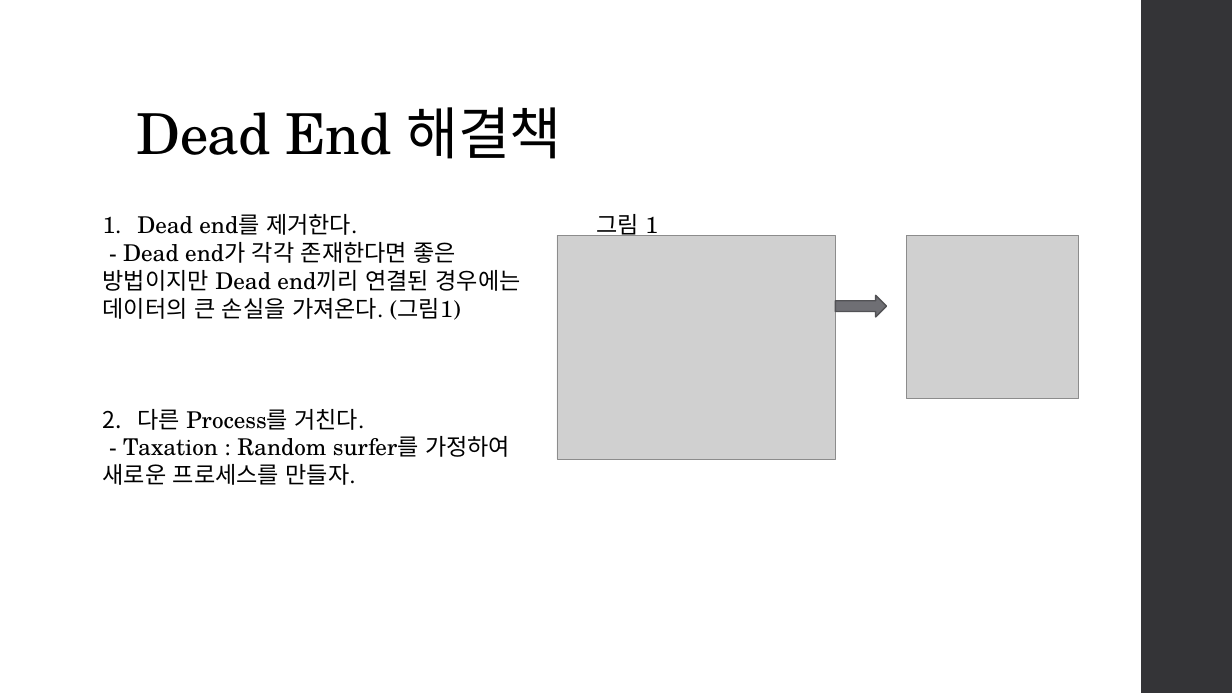
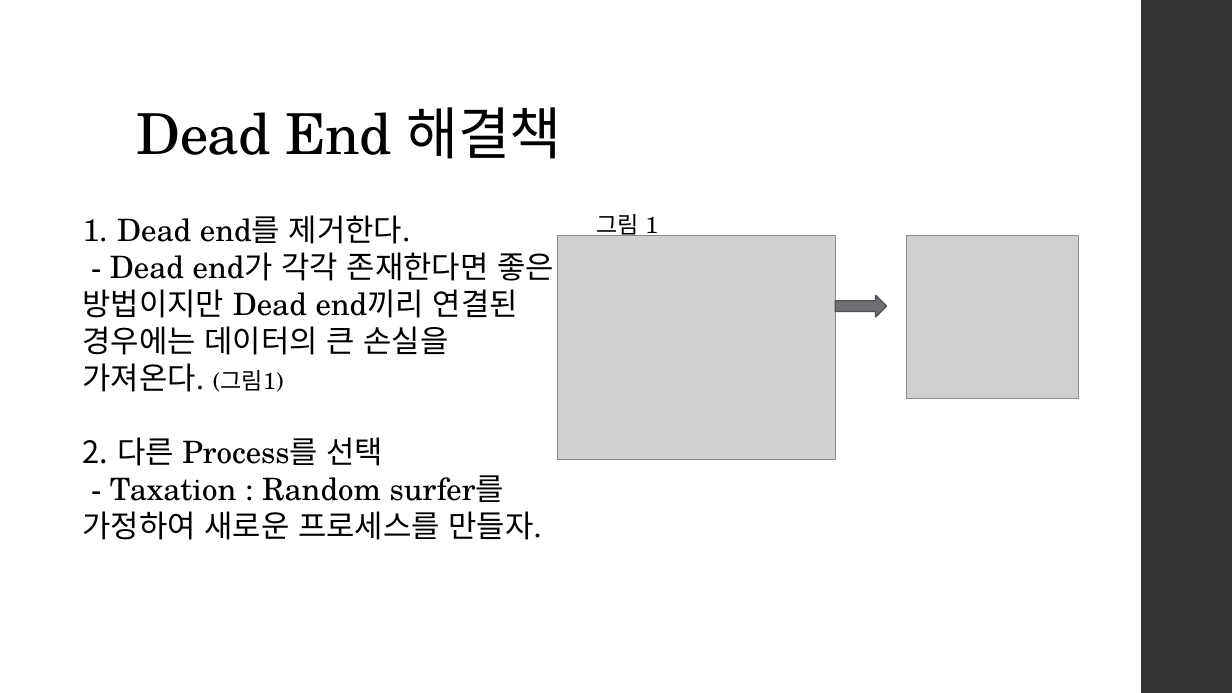
Before and after one commit to team-fairy/JunCheol, a slide deck: slide 10 of Presentation_resource/PageRank.pptm (slide 9 before the commit). Drawn at 1232x693 pixels with LibreOffice and Linux fonts; fonts in the diff are those of the drawing; grey boxes stand for pictures. Boxes give left, top, right and bottom in pixels: in the first picture for what was removed or moved away, otherwise in the second. Text is boxed around its words. In the diff, an @@ line names an element or a change of style, - is before the commit and + after.

```diff
--- a/Presentation_resource/PageRank.pptm
+++ b/Presentation_resource/PageRank.pptm
@@ text "Dead end를 제거한다.": place and size @@
-text "Dead end를 제거한다." at bbox=[103, 214, 521, 485]
+text "Dead end를 제거한다." at bbox=[83, 215, 554, 540]
@@ text at bbox=[83, 215, 554, 540]: size 18 to 24 pt in "Dead end를 제거한다.", "- Dead end가 각각 존재한다면 좋은 방법이지만 ...", "- Taxation : Random surfer를 가정하여 새로운 ..." @@
@@ text at bbox=[117, 437, 384, 466]: text changed; size 18 to 24 pt @@
-2. 다른 Process를 거친다.
+2. 다른 Process를 선택
```
Also in this commit, not shown: 7 other slides changed, 2 slides added.
